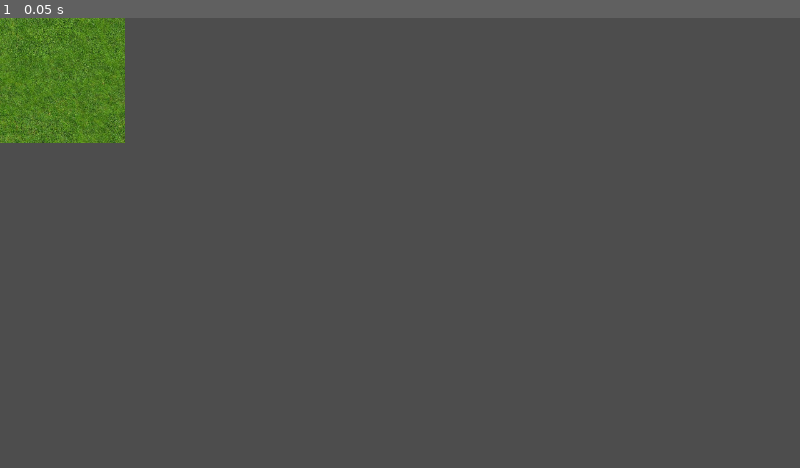
Above: before the commit, frame 1.
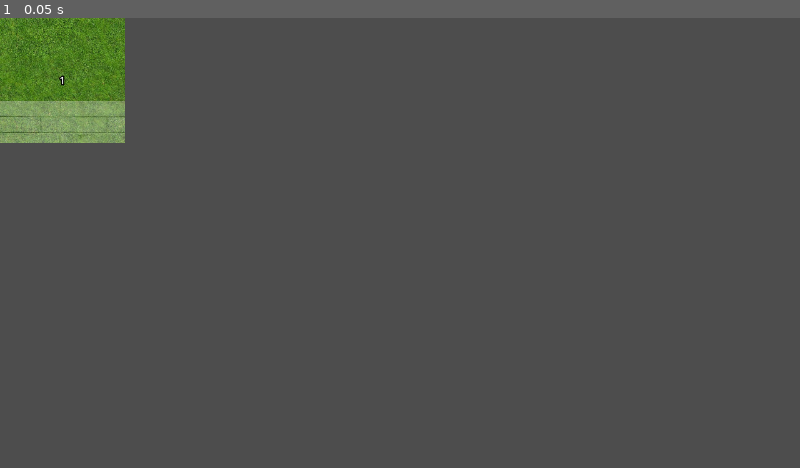
Above: after the commit, the same moment.

Repository: dqhieuu/procon-2023
Game: Godot game, scene res://gamemap_tile.tscn
The game is run twice, just before and just after one commit, with the same random seed, the same clock (stepped at 60 frames per second) and the same inputs. This scene is started directly instead of the project's main scene.
Inputs:
- Up to frame 1 (0.05 s): no input

The runs differ from the first frame. In frame 1, 1.5% of the frame differs, in the area x 0-16%, y 12-28%.

Commit message:
Update UI

Diff:
--- a/gui/gamemap_tile.tscn
+++ b/gui/gamemap_tile.tscn
@@ -15,6 +15,8 @@
 [ext_resource type="Texture2D" uid="uid://g2n5dpgcj7jk" path="res://sprites/territory/O2.png" id="12_i7tj0"]
 [ext_resource type="Texture2D" uid="uid://43d8881kw7gt" path="res://sprites/foot.png" id="14_1hv5c"]
 [ext_resource type="Texture2D" uid="uid://dljkmflnw1y6t" path="res://sprites/destroy.png" id="15_q3n4g"]
+
+[sub_resource type="SystemFont" id="SystemFont_jkipc"]
 
 [node name="AspectRatioContainer" type="AspectRatioContainer"]
 offset_right = 200.0
@@ -125,6 +127,26 @@
 texture = ExtResource("5_g3t1e")
 expand_mode = 1
 
+[node name="StrategyWall" type="AspectRatioContainer" parent="."]
+layout_mode = 2
+ratio = 3.0
+alignment_vertical = 2
+
+[node name="Walltexture" type="TextureRect" parent="StrategyWall"]
+self_modulate = Color(1, 1, 1, 0.337255)
+layout_mode = 2
+texture = ExtResource("5_g3t1e")
+expand_mode = 1
+
+[node name="StrategyTurn" type="Label" parent="."]
+layout_mode = 2
+theme_override_colors/font_outline_color = Color(0, 0, 0, 1)
+theme_override_constants/outline_size = 7
+theme_override_fonts/font = SubResource("SystemFont_jkipc")
+theme_override_font_sizes/font_size = 16
+text = "1"
+horizontal_alignment = 1
+
 [connection signal="gui_input" from="." to="." method="_on_gui_input"]
 [connection signal="mouse_entered" from="." to="TileSelect" method="_on_aspect_ratio_container_mouse_entered"]
 [connection signal="mouse_exited" from="." to="TileSelect" method="_on_aspect_ratio_container_mouse_exited"]
--- a/gui/main.tscn
+++ b/gui/main.tscn
@@ -831,12 +831,87 @@
 [node name="TabContainer" type="TabContainer" parent="HBoxContainer/Background/ScrollContainer/TabContainer/AI/VBoxContainer/AgentList/Agent1"]
 layout_mode = 2
 
-[node name="Man" type="VBoxContainer" parent="HBoxContainer/Background/ScrollContainer/TabContainer/AI/VBoxContainer/AgentList/Agent1/TabContainer"]
+[node name="Pos" type="VBoxContainer" parent="HBoxContainer/Background/ScrollContainer/TabContainer/AI/VBoxContainer/AgentList/Agent1/TabContainer"]
+visible = false
 layout_mode = 2
 
 [node name="Terr" type="VBoxContainer" parent="HBoxContainer/Background/ScrollContainer/TabContainer/AI/VBoxContainer/AgentList/Agent1/TabContainer"]
-visible = false
-layout_mode = 2
+layout_mode = 2
+
+[node name="Template" type="Label" parent="HBoxContainer/Background/ScrollContainer/TabContainer/AI/VBoxContainer/AgentList/Agent1/TabContainer/Terr" groups=["t2_wall_pts"]]
+layout_mode = 2
+text = "Template"
+
+[node name="TacticList" type="VBoxContainer" parent="HBoxContainer/Background/ScrollContainer/TabContainer/AI/VBoxContainer/AgentList/Agent1/TabContainer/Terr"]
+layout_mode = 2
+
+[node name="GridContainer" type="GridContainer" parent="HBoxContainer/Background/ScrollContainer/TabContainer/AI/VBoxContainer/AgentList/Agent1/TabContainer/Terr/TacticList"]
+layout_mode = 2
+columns = 2
+
+[node name="Button" type="Button" parent="HBoxContainer/Background/ScrollContainer/TabContainer/AI/VBoxContainer/AgentList/Agent1/TabContainer/Terr/TacticList/GridContainer"]
+layout_mode = 2
+size_flags_horizontal = 3
+text = "2x2 top left"
+
+[node name="Button2" type="Button" parent="HBoxContainer/Background/ScrollContainer/TabContainer/AI/VBoxContainer/AgentList/Agent1/TabContainer/Terr/TacticList/GridContainer"]
+layout_mode = 2
+size_flags_horizontal = 3
+text = "2x2 top right"
+
+[node name="Button3" type="Button" parent="HBoxContainer/Background/ScrollContainer/TabContainer/AI/VBoxContainer/AgentList/Agent1/TabContainer/Terr/TacticList/GridContainer"]
+layout_mode = 2
+size_flags_horizontal = 3
+text = "2x2 bottom left"
+
+[node name="Button4" type="Button" parent="HBoxContainer/Background/ScrollContainer/TabContainer/AI/VBoxContainer/AgentList/Agent1/TabContainer/Terr/TacticList/GridContainer"]
+layout_mode = 2
+size_flags_horizontal = 3
+text = "2x2 bottom right"
+
+[node name="Pivot" type="Label" parent="HBoxContainer/Background/ScrollContainer/TabContainer/AI/VBoxContainer/AgentList/Agent1/TabContainer/Terr" groups=["t2_wall_pts"]]
+layout_mode = 2
+text = "Pivot"
+
+[node name="HBoxContainer" type="HBoxContainer" parent="HBoxContainer/Background/ScrollContainer/TabContainer/AI/VBoxContainer/AgentList/Agent1/TabContainer/Terr"]
+layout_mode = 2
+
+[node name="Label" type="Label" parent="HBoxContainer/Background/ScrollContainer/TabContainer/AI/VBoxContainer/AgentList/Agent1/TabContainer/Terr/HBoxContainer"]
+layout_mode = 2
+text = "X:"
+
+[node name="LineEdit" type="LineEdit" parent="HBoxContainer/Background/ScrollContainer/TabContainer/AI/VBoxContainer/AgentList/Agent1/TabContainer/Terr/HBoxContainer"]
+layout_mode = 2
+size_flags_horizontal = 3
+
+[node name="Label2" type="Label" parent="HBoxContainer/Background/ScrollContainer/TabContainer/AI/VBoxContainer/AgentList/Agent1/TabContainer/Terr/HBoxContainer"]
+layout_mode = 2
+text = "Y:"
+
+[node name="LineEdit2" type="LineEdit" parent="HBoxContainer/Background/ScrollContainer/TabContainer/AI/VBoxContainer/AgentList/Agent1/TabContainer/Terr/HBoxContainer"]
+layout_mode = 2
+size_flags_horizontal = 3
+
+[node name="Button5" type="Button" parent="HBoxContainer/Background/ScrollContainer/TabContainer/AI/VBoxContainer/AgentList/Agent1/TabContainer/Terr/HBoxContainer"]
+layout_mode = 2
+size_flags_horizontal = 3
+text = "Set pivot"
+
+[node name="Label" type="Label" parent="HBoxContainer/Background/ScrollContainer/TabContainer/AI/VBoxContainer/AgentList/Agent1/TabContainer/Terr"]
+layout_mode = 2
+text = "Step"
+
+[node name="HBoxContainer2" type="HBoxContainer" parent="HBoxContainer/Background/ScrollContainer/TabContainer/AI/VBoxContainer/AgentList/Agent1/TabContainer/Terr"]
+layout_mode = 2
+
+[node name="LineEdit" type="LineEdit" parent="HBoxContainer/Background/ScrollContainer/TabContainer/AI/VBoxContainer/AgentList/Agent1/TabContainer/Terr/HBoxContainer2"]
+layout_mode = 2
+size_flags_horizontal = 3
+
+[node name="Button5" type="Button" parent="HBoxContainer/Background/ScrollContainer/TabContainer/AI/VBoxContainer/AgentList/Agent1/TabContainer/Terr/HBoxContainer2"]
+layout_mode = 2
+size_flags_horizontal = 3
+text = "Set step"
 
 [node name="Cast" type="VBoxContainer" parent="HBoxContainer/Background/ScrollContainer/TabContainer/AI/VBoxContainer/AgentList/Agent1/TabContainer"]
 visible = false
Not shown: 1 places in gui/gamemap_tile.tscn that only renumber resources
